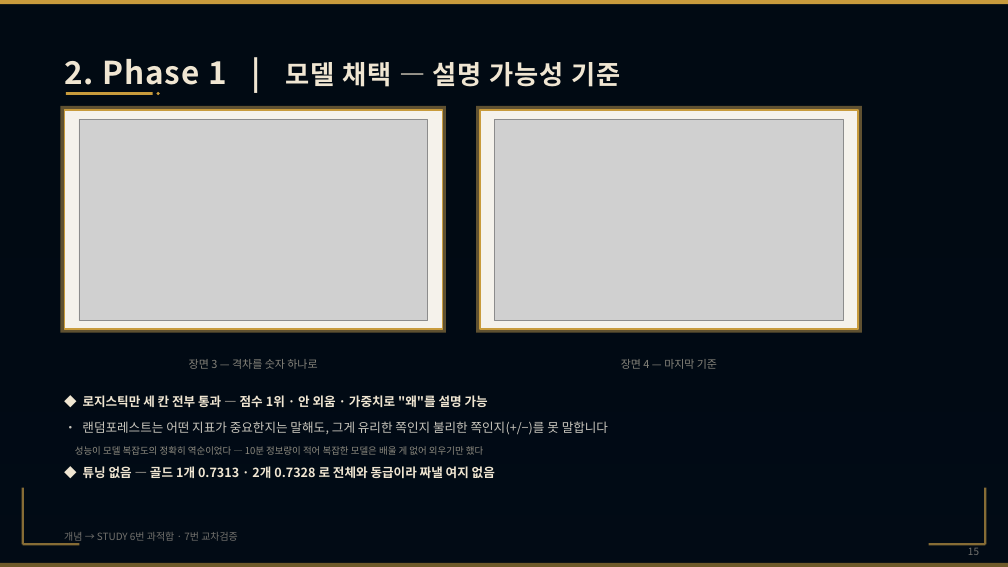
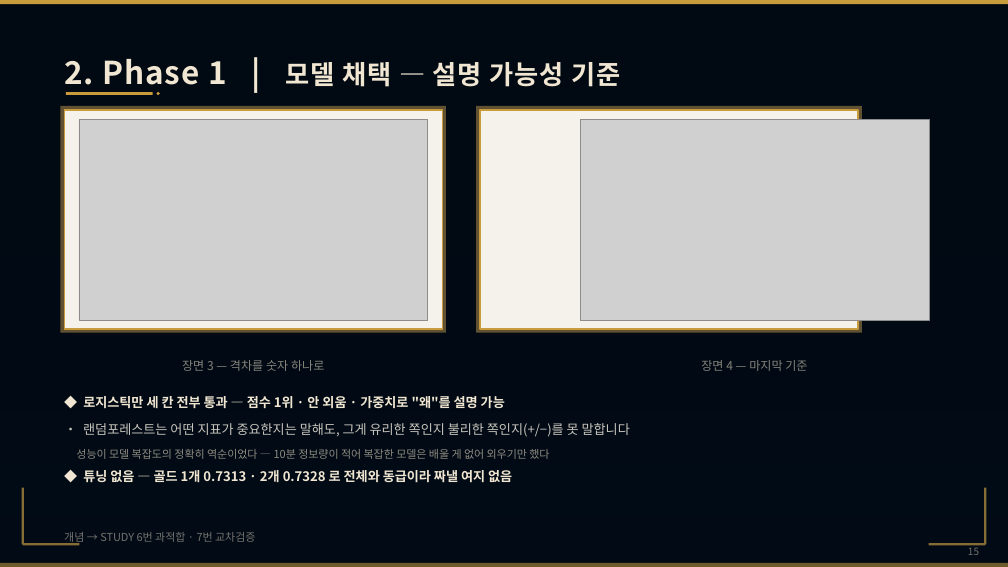
Before and after one commit to wpalswpa/project2608, a slide deck: slide 15 of 4조(십분컷)_미니2프로젝트_LoL 인게임 시점별 경기 데이터 기반 승패 예측 및 핵심 승리요인 분석_발표자료.pptx. Drawn at 1008x567 pixels with LibreOffice and Linux fonts; fonts in the diff are those of the drawing; grey boxes stand for pictures; background and template pictures are left out; a plain dark background stands for a picture behind light text. Boxes give left, top, right and bottom in pixels: in the first picture for what was removed or moved away, otherwise in the second. Text is boxed around its words. In the diff, an @@ line names an element or a change of style, - is before the commit and + after.

```diff
--- a/4조(십분컷)_미니2프로젝트_LoL 인게임 시점별 경기 데이터 기반 승패 예측 및 핵심 승리요인 분석_발표자료.pptx
+++ b/4조(십분컷)_미니2프로젝트_LoL 인게임 시점별 경기 데이터 기반 승패 예측 및 핵심 승리요인 분석_발표자료.pptx
@@ picture: place and size @@
-picture at bbox=[495, 119, 843, 321]
+picture at bbox=[581, 119, 929, 321]
@@ text "장면 3 — 격차를 숫자 ..." at bbox=[182, 360, 324, 371]: size 10.5 to 11.5 pt @@
@@ text "장면 4 — 마지막 기준" at bbox=[701, 360, 807, 371]: size 10.5 to 11.5 pt @@
@@ text "장면 4 — 마지막 기준": place and size @@
-text "장면 4 — 마지막 기준" at bbox=[621, 359, 717, 369]
+text "장면 4 — 마지막 기준" at bbox=[701, 360, 807, 371]
@@ text "◆ 로지스틱만 세 칸 전부 ..." at bbox=[76, 396, 630, 483]: size 12 to 12.5 pt in "◆ 로지스틱만 세 칸 전부 통과 — ...", "• 랜덤포레스트는 어떤 지표가 중요한지는 말해도, 그게 ...", "◆ 튜닝 없음 — 골드 1개 0.7313 ..."; size 9 to 10.5 pt in "성능이 모델 복잡도의 정확히 역순이었다 — 10분 ..." @@
@@ text "개념 → STUDY 6번 과적합 ..." at bbox=[64, 532, 255, 545]: size 9.5 to 10.5 pt @@
```
Also in this commit, not shown: 27 other slides changed, 1 slide added, 1 other file.
